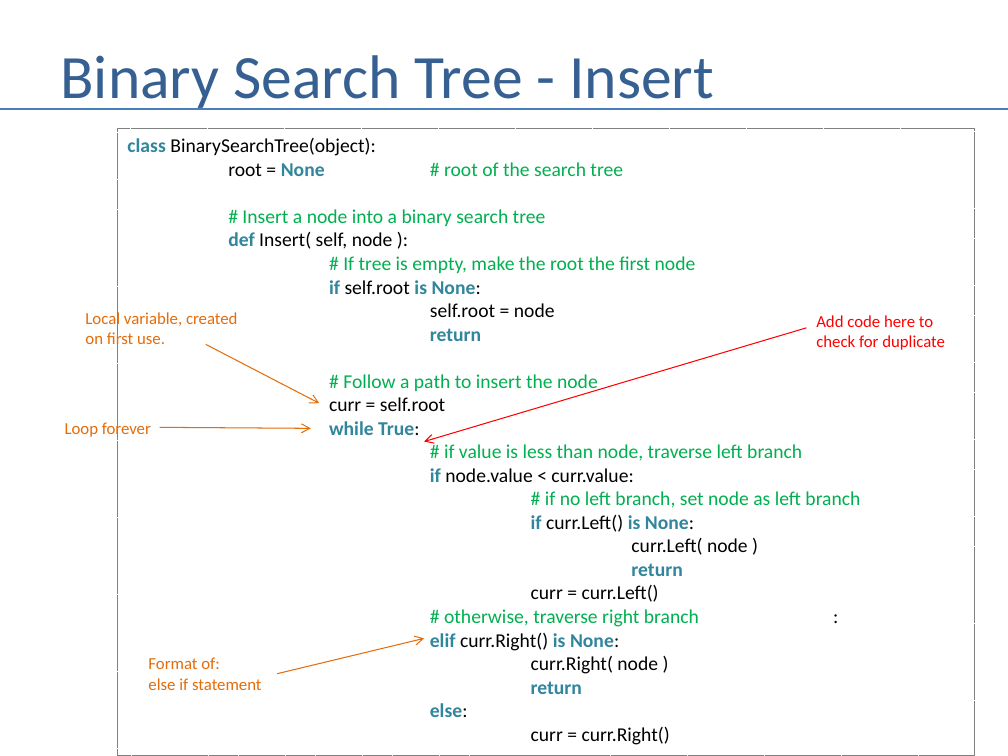
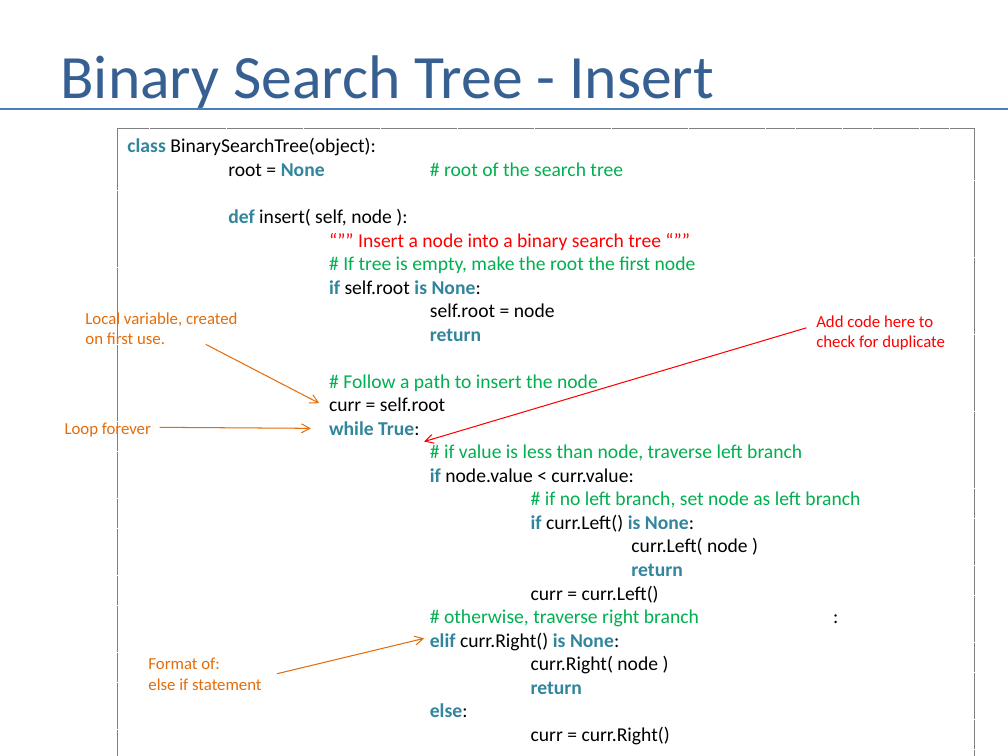
Before and after one commit to andrewferlitsch/Portland-Data-Science-Group, a slide deck: slide 55 of Presentations/Whiteboarding.pptx. Drawn at 1008x756 pixels with LibreOffice and Linux fonts; fonts in the diff are those of the drawing. Boxes give left, top, right and bottom in pixels: in the first picture for what was removed or moved away, otherwise in the second. Text is boxed around its words. In the diff, an @@ line names an element or a change of style, - is before the commit and + after.

Commit message:
update binary search tree

```diff
--- a/Presentations/Whiteboarding.pptx
+++ b/Presentations/Whiteboarding.pptx
@@ text in rectangle at <box>228,209,661,250</box>: text changed; text colour #00B050 to #FF0000 @@
-# Insert a node into a binary search tree
-def Insert( self, node ):
+def insert( self, node ):
+“”” Insert a node into a binary search tree “””
```
Also in this commit, not shown: 7 other slides changed, 1 other file.
